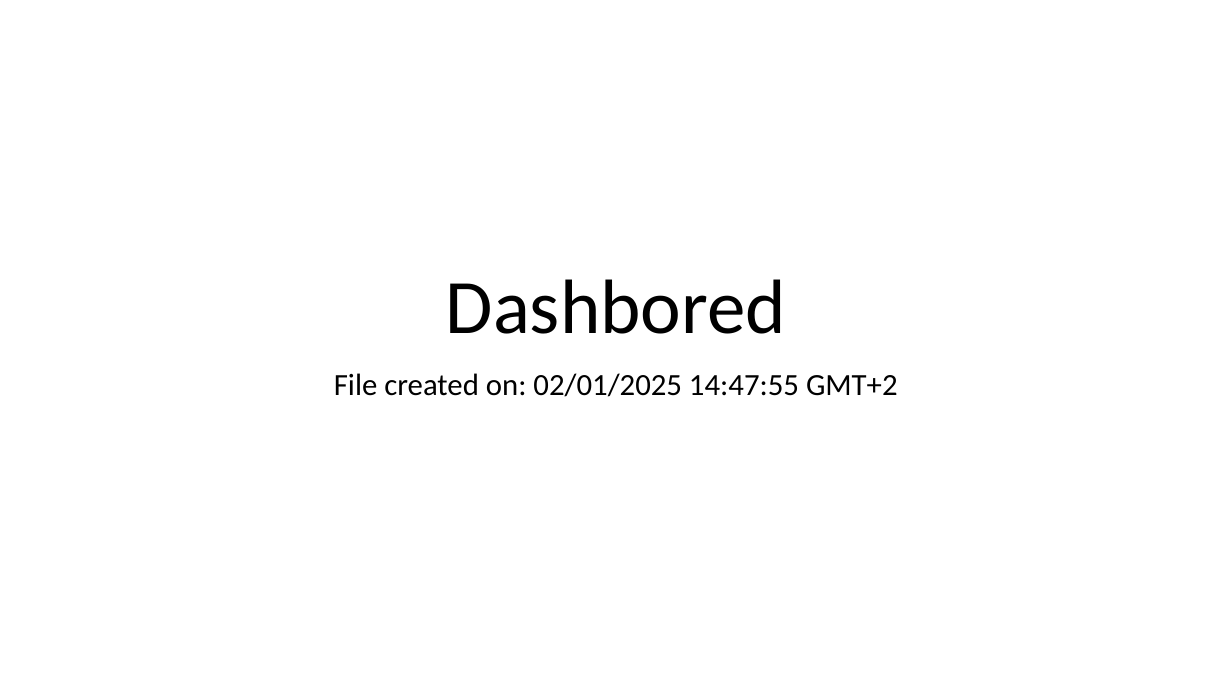
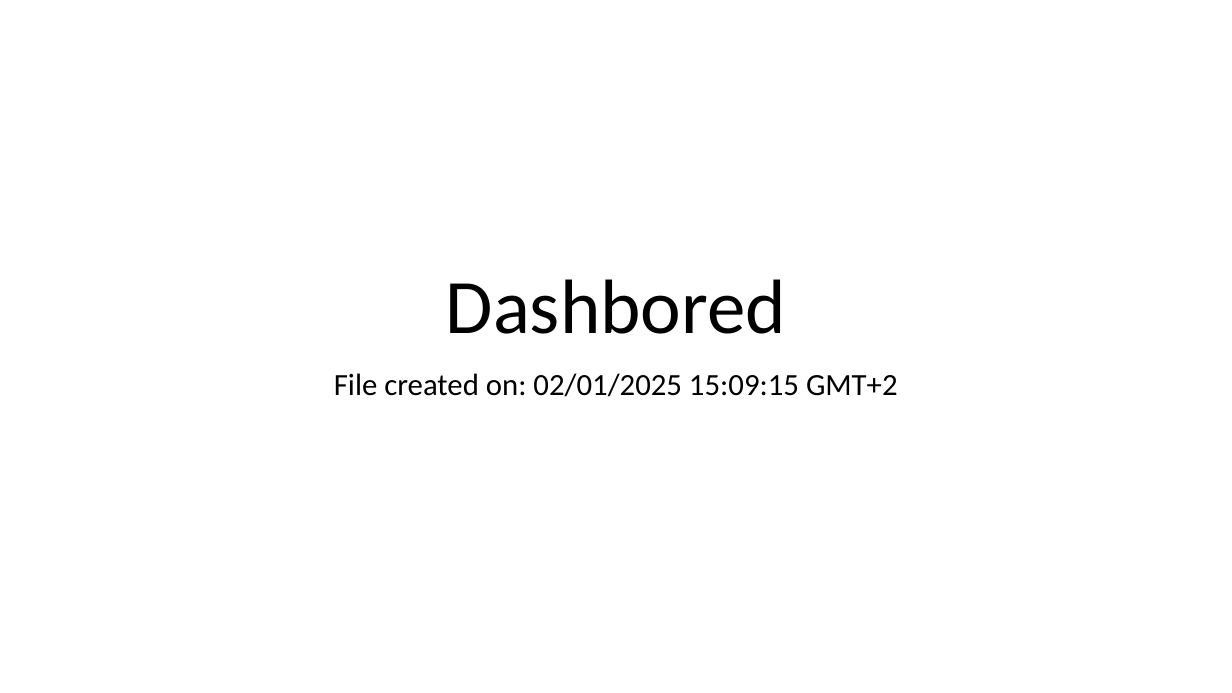
Before and after one commit to 1shaked/year_3, a slide deck: slide 1 of BI/Dashbored_seprated.pptx. Drawn at 1232x693 pixels with LibreOffice and Linux fonts; fonts in the diff are those of the drawing. Boxes give left, top, right and bottom in pixels: in the first picture for what was removed or moved away, otherwise in the second. Text is boxed around its words. In the diff, an @@ line names an element or a change of style, - is before the commit and + after.

```diff
--- a/BI/Dashbored_seprated.pptx
+++ b/BI/Dashbored_seprated.pptx
@@ subtitle at box(334, 373, 898, 397): text changed @@
-File created on: 02/01/2025 14:47:55 GMT+2
+File created on: 02/01/2025 15:09:15 GMT+2
```
Also in this commit, not shown: 2 slides added, 2 slides removed, 1 other file.
